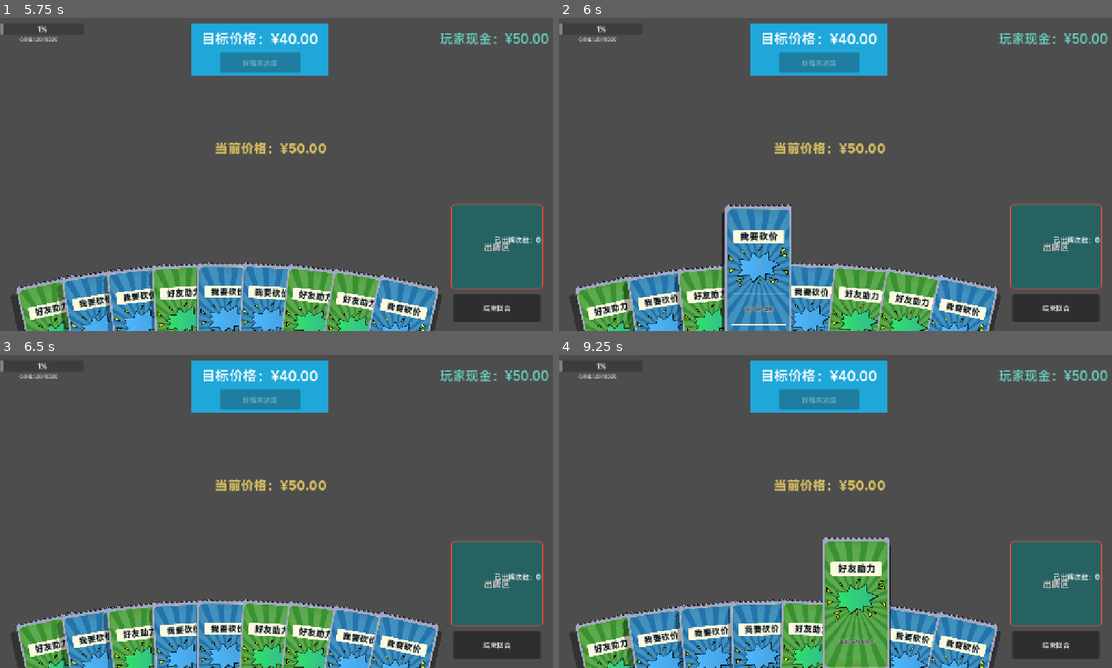
Above: before the commit, frames 1-4 (two rows, left to right).
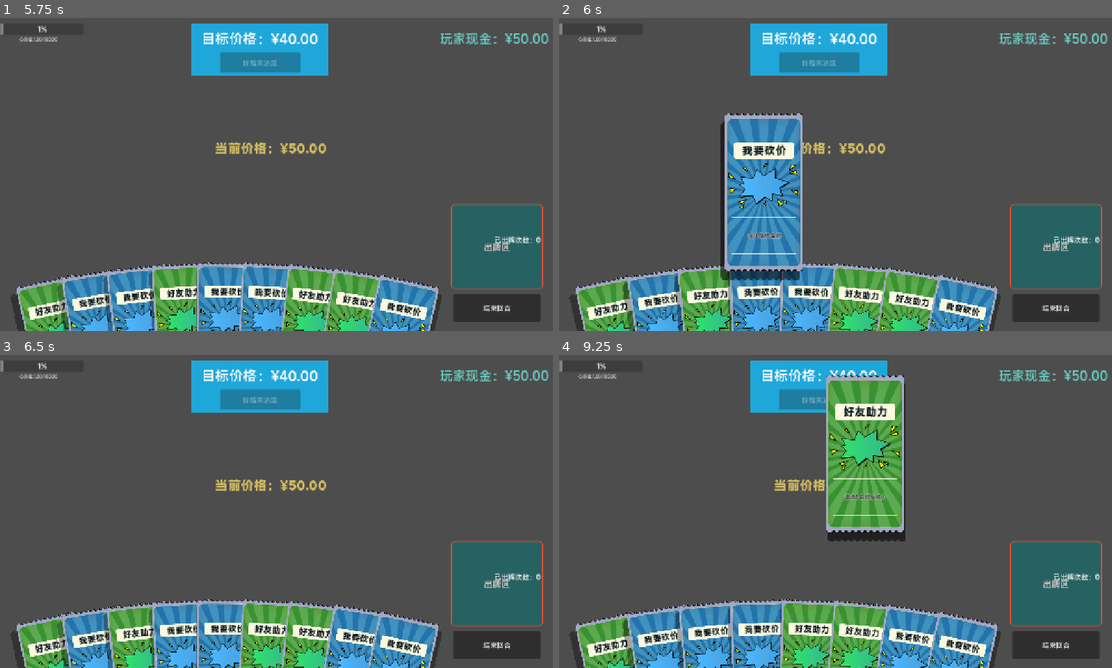
Above: after the commit, the same moments.

Repository: Psi-Dean/ProjectCutOff
Game: Godot game, scene res://scenes/game_start_menu.tscn
Two runs of this game, one before a commit and one after it. Both use one fixed random seed, a clock stepped at 60 frames per second and the inputs below.
Inputs (mouse positions are in pixels of both pictures, inside the frame that each line leads up to):
- Up to frame 1 (5.75 s): click "开始游戏" at 0.5 s; click "结束回合" at 1.25 s; click "开始下一回合" at 2 s; click "结束回合" at 2.75 s; click "开始下一回合" at 3.5 s; click "结束回合" at 4.25 s; click "开始下一回合" at 5 s
- Up to frame 2 (6 s): tap Enter at 5.75 s; drag from (702, 327) to (890, 105) at 5.77 s
- Up to frame 3 (6.5 s): no input
- Up to frame 4 (9.25 s): drag from (702, 664) to (807, 574) at 6.52 s; move the mouse to (702, 664) at 7.27 s; click (702, 664) at 7.42 s; drag from (713, 664) to (669, 464) at 8.02 s; drag from (785, 661) to (863, 511) at 8.77 s

Frame 1 is identical in both runs. In frame 2, 8.4% of the frame differs, in the area x 29-45%, y 30-100%; in frame 3, 0.3%; in frame 4, 12%, in the area x 47-63%, y 6-100%.

Commit message:
# 调整卡牌点击漂移问题

Diff:
--- a/scripts/card_states/dragging.gd
+++ b/scripts/card_states/dragging.gd
@@ -8,6 +8,8 @@
 var pending_drop_click: bool = false
 # 变量：开始拖拽时的鼠标全局位置，用于区分点击与拖拽释放。
 var drag_start_mouse_pos: Vector2 = Vector2.ZERO
+# 变量：当前拖拽时实际锁定的局部抓取点。
+var drag_grab_local_pos: Vector2 = Vector2.ZERO
 
 # 常量：首按后释放时，超过该位移判定为“拖拽释放”（像素）。
 const DRAG_RELEASE_DISTANCE: float = 14.0
@@ -20,14 +22,25 @@
 func enter() -> void:
 	if not card:
 		return
+	# 说明：进入拖拽时先停止位置与旋转补间，避免上一状态 Tween 继续作用造成点击瞬间 Y 轴漂移。
+	if card.has_method("stop_position_rotation_tweens"):
+		card.stop_position_rotation_tweens()
 	if card.has_method("refresh_visual_z_index"):
 		card.refresh_visual_z_index()
 	drop_armed = false
 	pending_drop_click = false
 	drag_start_mouse_pos = card.get_global_mouse_position()
-	# 说明：用“卡牌中心 - 鼠标点”的偏移，保证拖拽过程中抓取点不跳动。
-	drag_offset = (card.global_position + card.pivot_offset) - drag_start_mouse_pos
-	card.tween_scale_to(Vector2(1.1, 1.1), 0.15, Tween.TRANS_SINE, Tween.EASE_OUT)
+	if card.has_method("get_drag_grab_local_position"):
+		drag_grab_local_pos = card.get_drag_grab_local_position()
+	else:
+		drag_grab_local_pos = card.pivot_offset
+	# 说明：拖拽时直接让“实际点击点”贴住鼠标，不再保留额外全局偏移，避免误差持续表现为左上偏移。
+	drag_offset = Vector2.ZERO
+	_sync_card_position_to_mouse()
+	var drag_target_scale = card.scale
+	if drag_target_scale.x < 1.1 or drag_target_scale.y < 1.1:
+		drag_target_scale = Vector2(1.1, 1.1)
+	card.tween_scale_to(drag_target_scale, 0.15, Tween.TRANS_SINE, Tween.EASE_OUT)
 	if card.has_method("tween_rotation_to"):
 		card.tween_rotation_to(0.0, 0.12, Tween.TRANS_SINE, Tween.EASE_OUT)
 
@@ -35,16 +48,22 @@
 func update(_delta: float) -> void:
 	if not card:
 		return
+	_sync_card_position_to_mouse()
 
+	var is_over = card.check_destroy_area_overlap()
+	for area in card.get_tree().get_nodes_in_group("destroy_area"):
+		area.modulate = Color(1.3, 1.3, 1.3) if is_over else Color.WHITE
+
+# 功能：将卡牌位置同步到鼠标当前位置，用于消除点击进入拖拽时的单帧位移抖动。
+func _sync_card_position_to_mouse() -> void:
 	var mouse_pos = card.get_global_mouse_position()
 	var hand_area = card.get_parent() as Control
 	if hand_area == null:
 		return
-	card.position = mouse_pos + drag_offset - hand_area.global_position - card.pivot_offset
-
-	var is_over = card.check_destroy_area_overlap()
-	for area in card.get_tree().get_nodes_in_group("destroy_area"):
-		area.modulate = Color(1.3, 1.3, 1.3) if is_over else Color.WHITE
+	var target_global = mouse_pos + drag_offset
+	var grab_offset = (drag_grab_local_pos - card.pivot_offset) * card.scale
+	grab_offset = grab_offset.rotated(card.rotation)
+	card.position = target_global - hand_area.global_position - card.pivot_offset - grab_offset
 
 # 功能：退出拖拽状态时清理销毁区高亮。
 func exit() -> void:
--- a/scripts/card_template.gd
+++ b/scripts/card_template.gd
@@ -61,6 +61,8 @@
 var layout_anchor_ready: bool = false
 # 变量：卡牌基础层级（由手牌排序确定，悬停结束后回到该层级）。
 var base_z_index: int = 0
+# 变量：最近一次左键按下时的卡牌局部坐标，用于拖拽时精确保持点击点。
+var last_press_local_position: Vector2 = Vector2.ZERO
 
 # ===== 卡牌阴影可调参数 =====
 @export_group("卡牌阴影")
@@ -206,6 +208,11 @@
 
 # 功能：将控件级输入转发给当前状态。
 func _gui_input(event: InputEvent) -> void:
+	if event is InputEventMouseButton:
+		var mouse_event := event as InputEventMouseButton
+		if mouse_event.button_index == MOUSE_BUTTON_LEFT and mouse_event.pressed:
+			# 说明：_gui_input 的事件坐标不是稳定的卡牌局部坐标，这里直接读取当前局部鼠标位置，避免拖拽锚点错位。
+			cache_press_local_position(get_local_mouse_position())
 	if state_machine and state_machine.current_state:
 		(state_machine.current_state as CutoffCardState).on_gui_input(event)
 
@@ -315,6 +322,19 @@
 	if rot_tween and rot_tween.is_valid():
 		rot_tween.kill()
 
+# 功能：缓存最近一次按下时的局部点击坐标，供拖拽状态保持抓取点使用。
+func cache_press_local_position(local_pos: Vector2) -> void:
+	last_press_local_position = local_pos
+
+# 功能：获取拖拽使用的局部抓取点；若无有效缓存则退回到卡牌轴心。
+func get_drag_grab_local_position() -> Vector2:
+	var local_pos = last_press_local_position
+	if size.x <= 0.0 or size.y <= 0.0:
+		return pivot_offset
+	local_pos.x = clampf(local_pos.x, 0.0, size.x)
+	local_pos.y = clampf(local_pos.y, 0.0, size.y)
+	return local_pos
+
 # 功能：设置卡牌基础层级，并立即刷新可视层级。
 func set_base_z_index(value: int) -> void:
 	base_z_index = value
